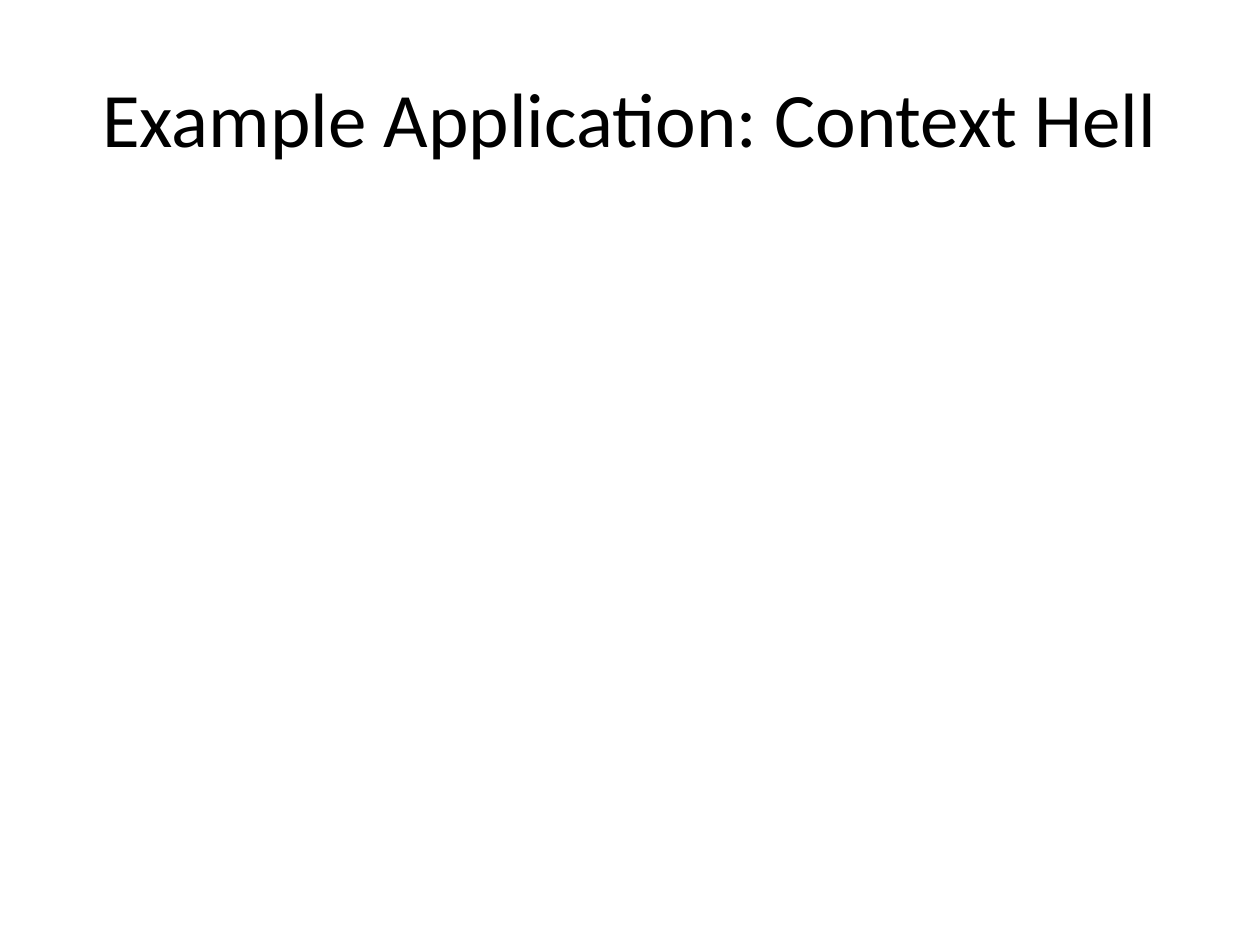
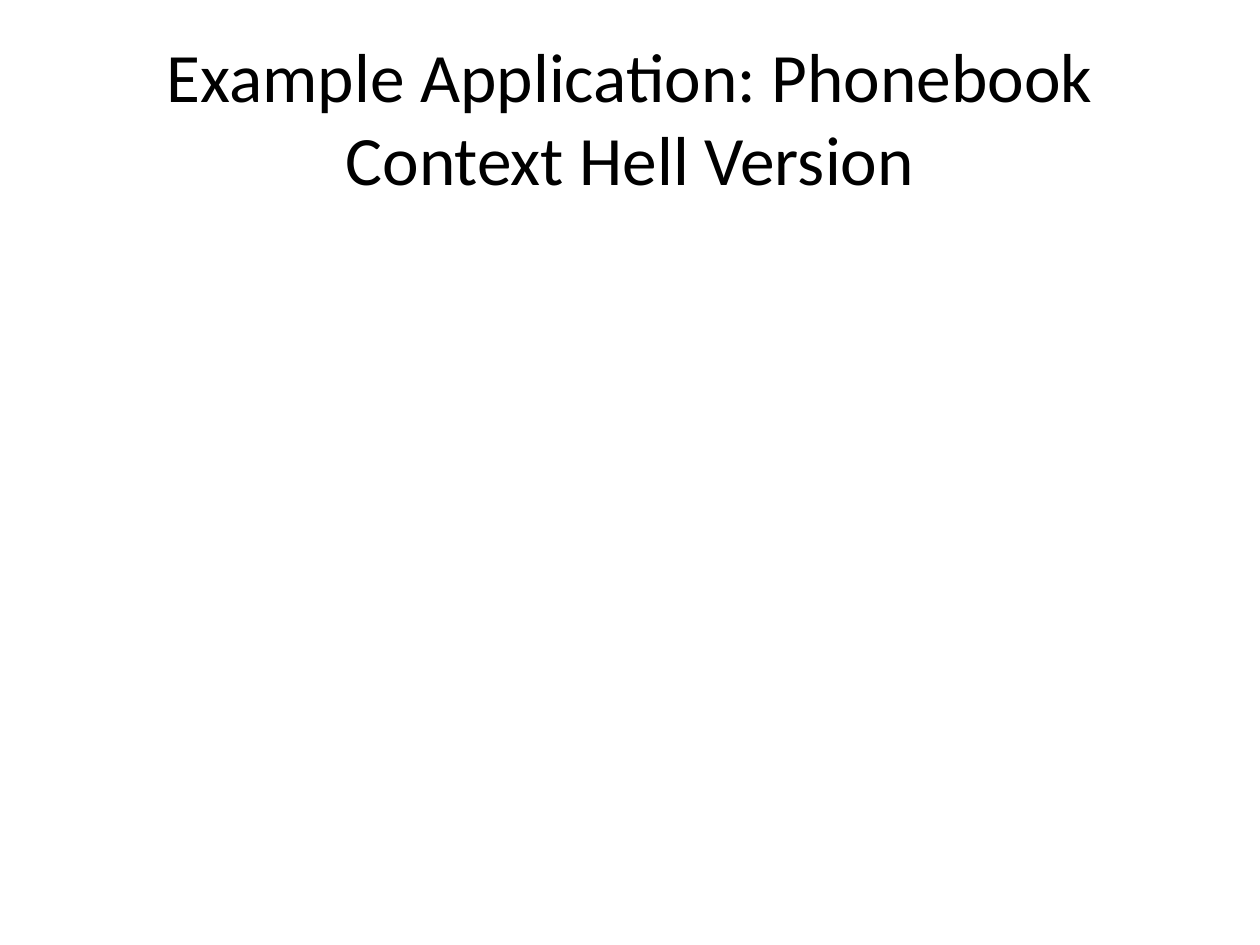
Before and after one commit to danielsomerfield/dev-nexus-presentation, a slide deck: slide 17 of deck/Dev Nexus Presentation.pptx (slide 13 before the commit). Drawn at 1260x945 pixels with LibreOffice and Linux fonts; fonts in the diff are those of the drawing. Boxes give left, top, right and bottom in pixels: in the first picture for what was removed or moved away, otherwise in the second. Text is boxed around its words. In the diff, an @@ line names an element or a change of style, - is before the commit and + after.

```diff
--- a/deck/Dev Nexus Presentation.pptx
+++ b/deck/Dev Nexus Presentation.pptx
@@ title at (x1=167, y1=54, x2=1092, y2=186): text changed; size 44 to 39.6 pt @@
-Example Application: Context Hell
+Example Application: Phonebook Context Hell Version
```
Also in this commit, not shown: 4 other slides changed, 4 slides added, 5 other files.
